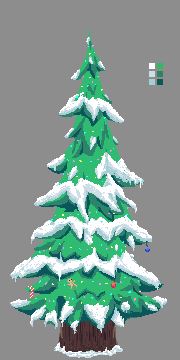
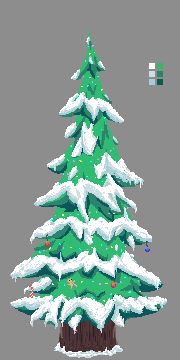
Layered file, before and after one edit (180×360). Changes by layer:
added layer "04" above "03" over [18, 93, 161, 330]
